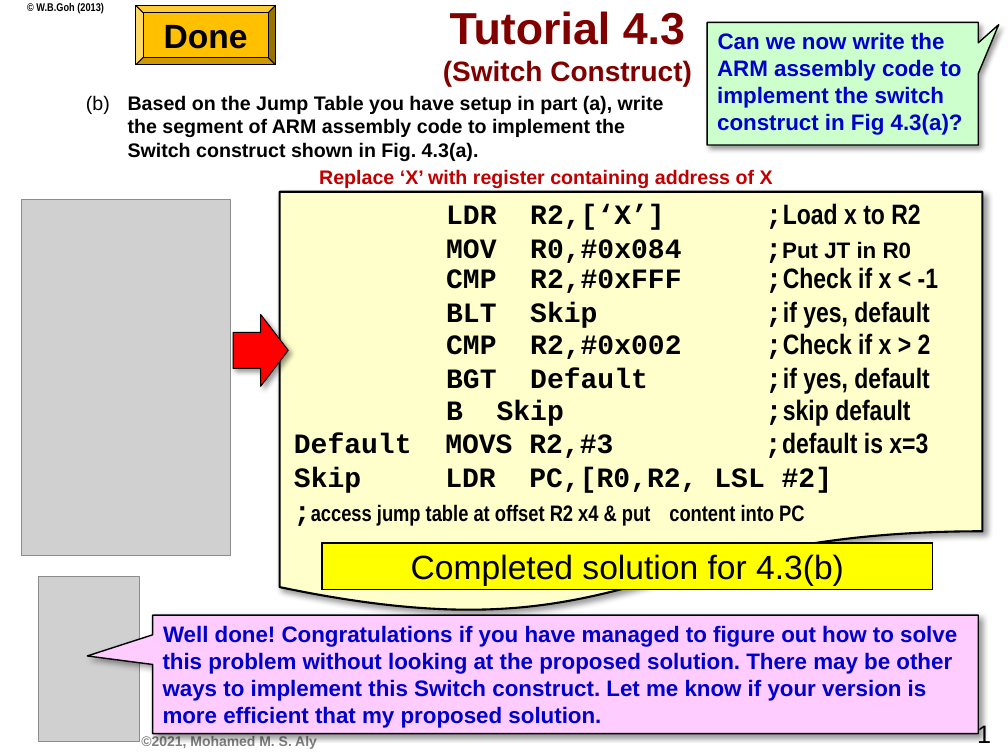
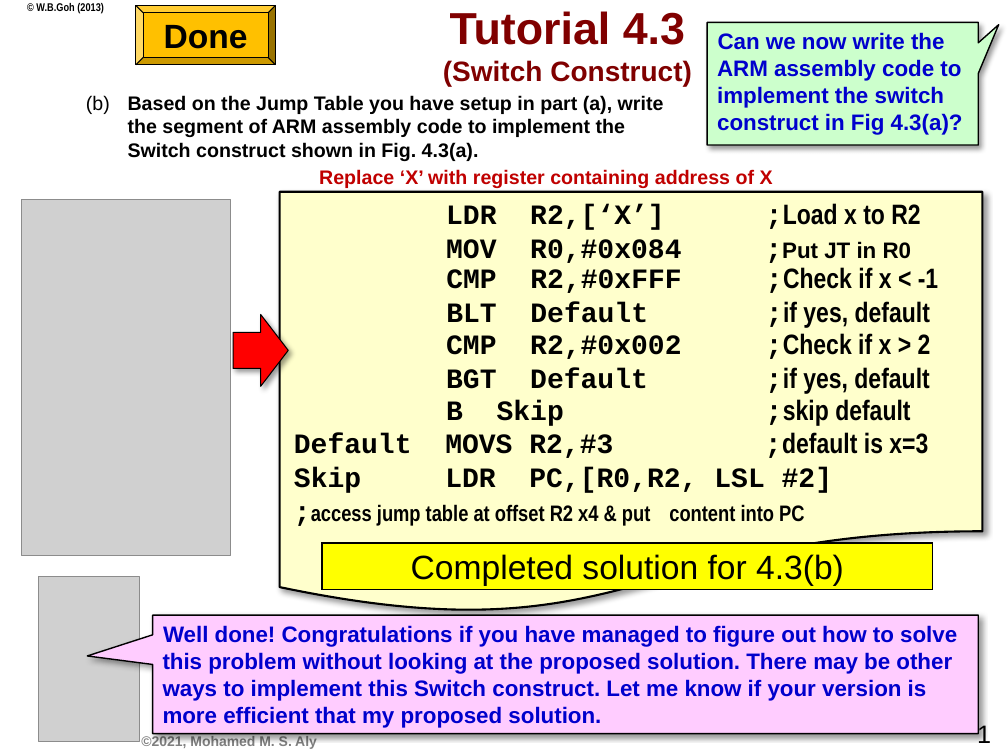
Before and after one commit to bleow/CZ1106-CompArchi_ARM_Assembly, a slide deck: slide 13 of CZ1106-ARM/tut 4/E-Learn post - Tutorial 4 - E-learning Tutor -4Jan2021.ppsx. Drawn at 1008x756 pixels with LibreOffice and Linux fonts; fonts in the diff are those of the drawing; grey boxes stand for pictures; background and template pictures are left out. Boxes give left, top, right and bottom in pixels: in the first picture for what was removed or moved away, otherwise in the second. Text is boxed around its words. In the diff, an @@ line names an element or a change of style, - is before the commit and + after.

```diff
--- a/CZ1106-ARM/tut 4/E-Learn post - Tutorial 4 - E-learning Tutor -4Jan2021.ppsx
+++ b/CZ1106-ARM/tut 4/E-Learn post - Tutorial 4 - E-learning Tutor -4Jan2021.ppsx
@@ text at box(446, 301, 930, 328): text changed @@
-BLT Skip ;if yes, default
+BLT Default ;if yes, default
```
Also in this commit, not shown: 15 other files.
